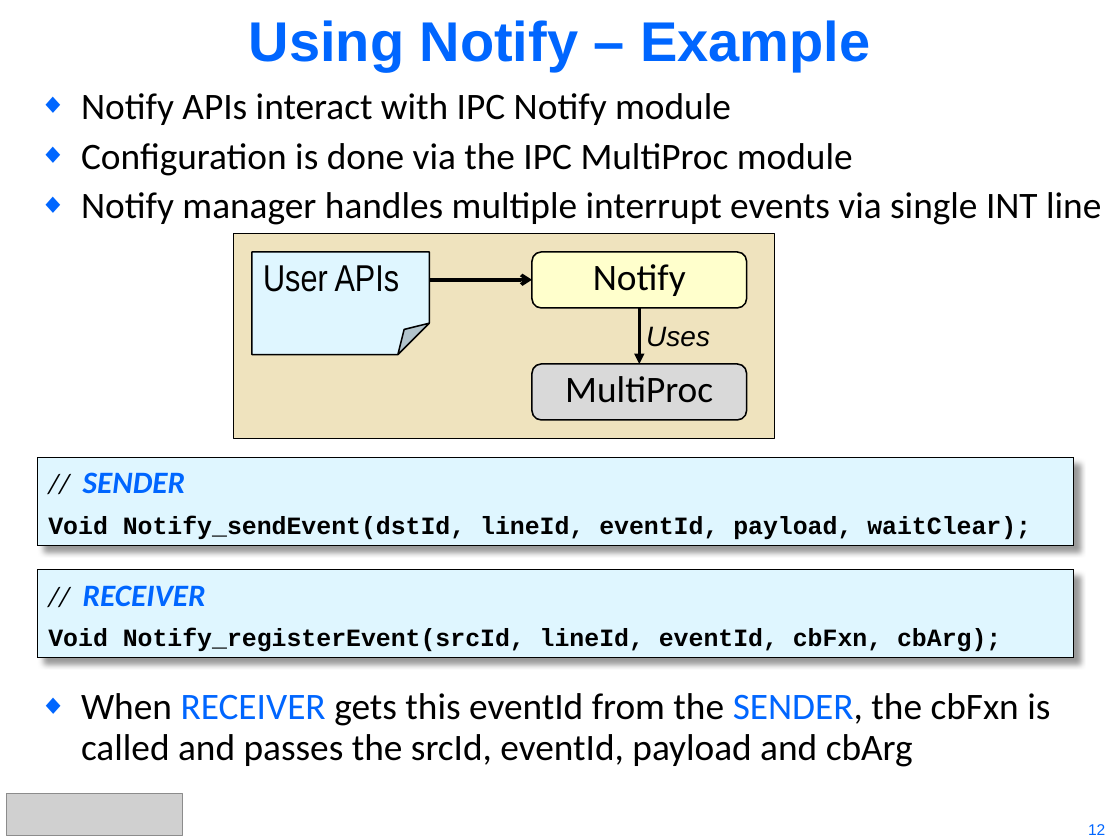
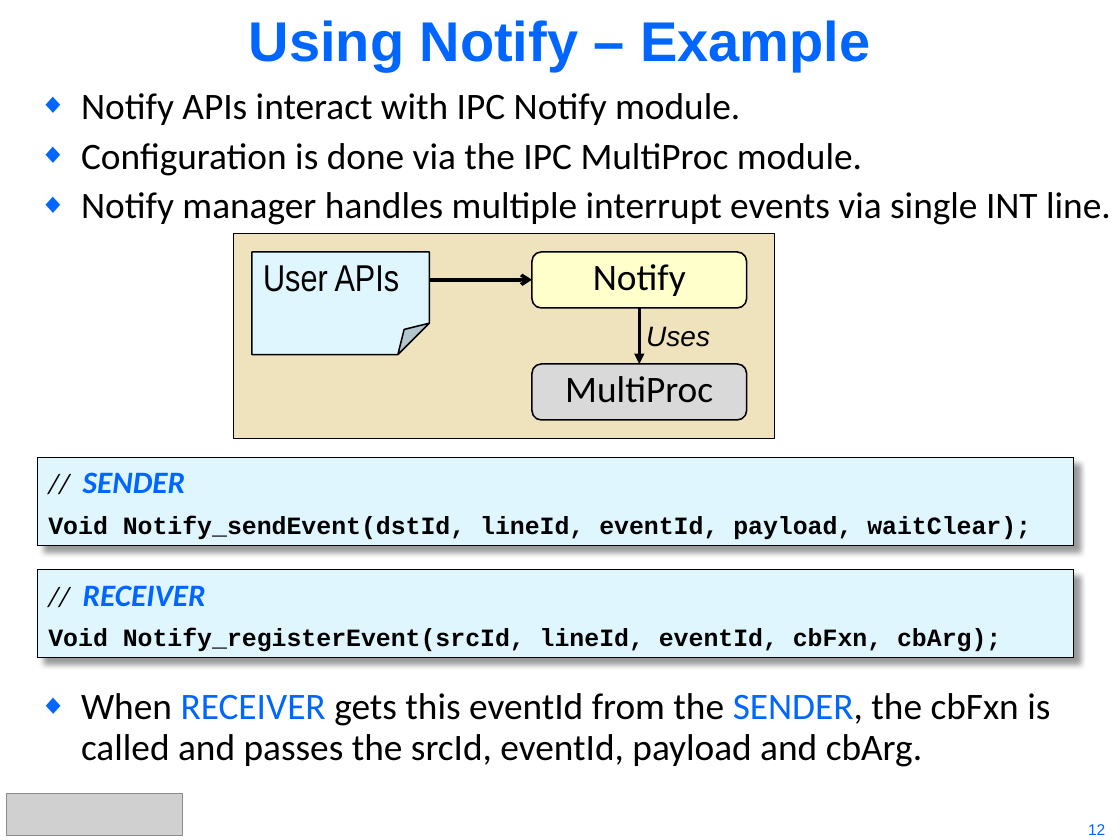
Before and after one commit to hari1989/keystone-workshop, a slide deck: slide 12 of preliminary/KeyStone Intro to IPC.pptx. Drawn at 1120x840 pixels with LibreOffice and Linux fonts; fonts in the diff are those of the drawing; grey boxes stand for pictures. Boxes give left, top, right and bottom in pixels: in the first picture for what was removed or moved away, otherwise in the second. Text is boxed around its words. In the diff, an @@ line names an element or a change of style, - is before the commit and + after.

```diff
--- a/preliminary/KeyStone Intro to IPC.pptx
+++ b/preliminary/KeyStone Intro to IPC.pptx
@@ text at (81,93,1111,225): text changed @@
-◆ Notify APIs interact with IPC Notify module
-◆ Configuration is done via the IPC MultiProc module
-◆ Notify manager handles multiple interrupt events via single INT line
+◆ Notify APIs interact with IPC Notify module.
+◆ Configuration is done via the IPC MultiProc module.
+◆ Notify manager handles multiple interrupt events via single INT line.
@@ text at (81,693,1050,767): text changed @@
-◆ When RECEIVER gets this eventId from the SENDER, the cbFxn is
-  called and passes the srcId, eventId, payload and cbArg
+◆ When RECEIVER gets this eventId from the SENDER, the cbFxn is
+  called and passes the srcId, eventId, payload and cbArg.
```
Also in this commit, not shown: 22 other slides changed.
